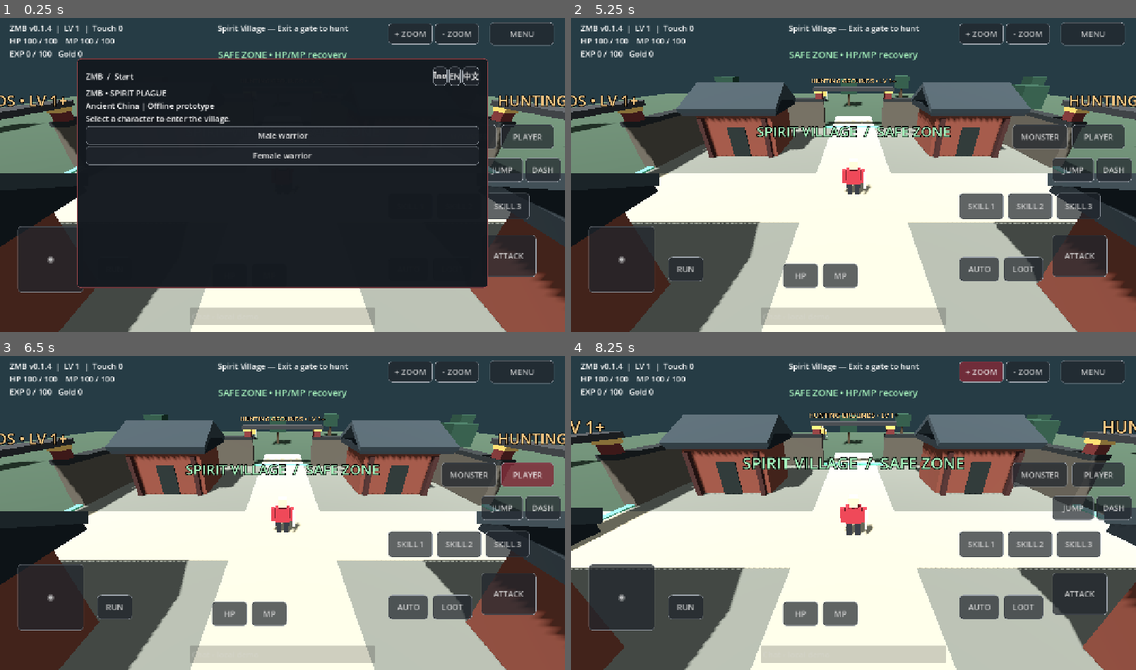
Above: before the commit, frames 1-4 (two rows, left to right).
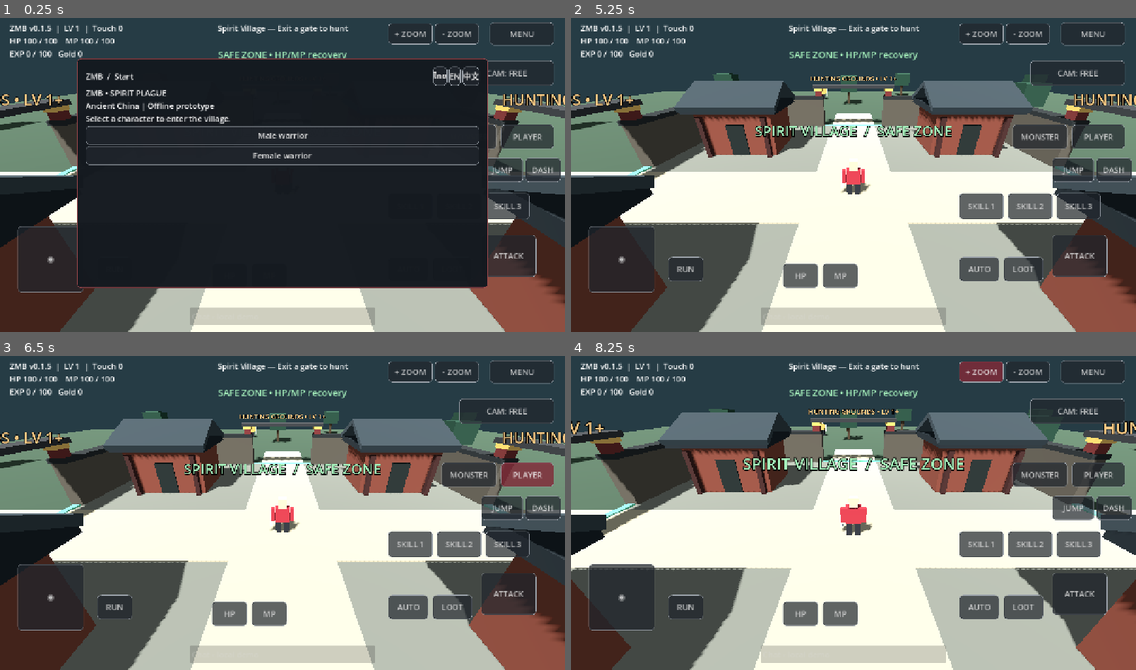
Above: after the commit, the same moments.

Repository: redfullmoon209-debug/ZMB
Game: Godot game, scene res://main.tscn
The game is run twice, just before and just after one commit, with the same random seed, the same clock (stepped at 60 frames per second) and the same inputs.
Inputs:
- Up to frame 1 (0.25 s): no input
- Up to frame 2 (5.25 s): click "ATTACK" at 0.5 s; click "JUMP" at 1.25 s; click "DASH" at 2 s; click "RUN" at 2.75 s; click "LOOT" at 3.5 s; click "AUTO" at 4.25 s; click "MONSTER" at 5 s
- Up to frame 3 (6.5 s): click "PLAYER" at 5.75 s
- Up to frame 4 (8.25 s): click "HP" at 6.5 s; click "MP" at 7.25 s; click "+ ZOOM" at 8 s

The runs differ from the first frame. In frame 1, 2.5% of the frame differs, in the area x 0-100%, y 2-100%; in frame 2, 7.8%; in frame 3, 7.8%; in frame 4, 8.4%.

Commit message:
Add vertical camera orbit and optional behind-character follow mode

Diff:
--- /dev/null
+++ b/camera_test.gd
@@ -0,0 +1,36 @@
+extends SceneTree
+
+func _initialize(): call_deferred("run")
+
+func run():
+	var world := (load("res://main.tscn") as PackedScene).instantiate()
+	root.add_child(world)
+	await process_frame
+	world.begin(true)
+	world.ui.close_page()
+	world.set_camera_follow(false)
+	var initial_pitch: float=world.pitch
+	var initial_yaw: float=world.yaw
+	world.rotate_camera(Vector2(40,-60))
+	assert(world.pitch > initial_pitch and not is_equal_approx(world.yaw,initial_yaw))
+	world.rotate_camera(Vector2(0,2000))
+	assert(is_equal_approx(world.pitch,deg_to_rad(-8.0)))
+	world.rotate_camera(Vector2(0,-2000))
+	assert(is_equal_approx(world.pitch,deg_to_rad(78.0)))
+	world.pitch=deg_to_rad(28.0)
+	world.yaw=0.0
+	world.set_camera_follow(true)
+	world.stick=Vector2(1,0)
+	for i in range(45): await physics_frame
+	assert(world.player.velocity.x>1 and absf(world.player.velocity.z)<0.05)
+	assert(absf(wrapf(world.yaw-world.player_visual.rotation.y-PI,-PI,PI))<0.15)
+	assert(world.camera.position.x < world.player.position.x)
+	var locked_yaw: float=world.yaw
+	var old_pitch: float=world.pitch
+	world.rotate_camera(Vector2(100,-20))
+	assert(is_equal_approx(world.yaw,locked_yaw) and world.pitch>old_pitch)
+	world.set_camera_follow(false)
+	world.rotate_camera(Vector2(50,0))
+	assert(not is_equal_approx(world.yaw,locked_yaw))
+	print("PASS: free camera yaw/pitch, pitch limits, stable movement, behind-player follow mode")
+	quit()
--- a/hud.gd
+++ b/hud.gd
@@ -4,6 +4,7 @@
 var stats: Label
 var target_label: Label
 var zone_label: Label
+var camera_mode_button: Button
 var panel: PanelContainer
 var body: VBoxContainer
 var chat: LineEdit
@@ -13,6 +14,7 @@
 var buttons: Array[Button] = []
 var touch_actions: Dictionary = {}
 var captured_touches: Dictionary = {}
+var camera_touches: Dictionary = {}
 var joystick_finger := -1
 var web_diagnostics := false
 var diagnostic_timer := 0.0
@@ -72,6 +74,11 @@
 	make_button("MP",Vector2(570,565),Vector2(80,55),func():game.mp=minf(100,game.mp+35))
 	make_button("+ ZOOM",Vector2(880,20),Vector2(100,48),func():game.zoom=maxf(4,game.zoom-1))
 	make_button("- ZOOM",Vector2(985,20),Vector2(100,48),func():game.zoom=minf(16,game.zoom+1))
+	game.set_camera_follow(bool(config.get_value("camera","follow",false)))
+	camera_mode_button=make_button("CAMERA",Vector2(1040,105),Vector2(215,56),func():
+		game.set_camera_follow(not game.camera_follow)
+		config.set_value("camera","follow",game.camera_follow)
+		config.save("user://zmb.cfg"))
 	chat=LineEdit.new()
 	chat.placeholder_text="Chat • local demo"
 	chat.position=Vector2(430,665)
@@ -98,6 +105,7 @@
 func make_button(t:String,p:Vector2,s:Vector2,action:Callable) -> Button:
 	var b := Button.new()
 	b.text=t
+	b.set_meta("hud_key",t)
 	b.position=config.get_value("position",t,p)
 	b.size=config.get_value("size",t,s)
 	b.scale=config.get_value("scale",t,Vector2.ONE)
@@ -171,6 +179,7 @@
 
 func _reset_touches():
 	captured_touches.clear()
+	camera_touches.clear()
 	joystick_finger = -1
 	game.stick = Vector2.ZERO
 
@@ -180,18 +189,26 @@
 	# Godot's mouse emulation represents only one finger. HUD controls use
 	# actual touch indices instead, while popup menus still use mouse emulation.
 	if event is InputEventMouse and event.device == InputEvent.DEVICE_ID_EMULATION:
-		if not captured_touches.is_empty():
+		if not captured_touches.is_empty() or not camera_touches.is_empty():
 			get_viewport().set_input_as_handled()
 		return
 	if event is InputEventScreenTouch:
 		if not event.pressed or event.canceled:
 			if _touch_end(event.index):
 				get_viewport().set_input_as_handled()
+			elif camera_touches.erase(event.index):
+				get_viewport().set_input_as_handled()
 			return
 		if _touch_start(event.index, event.position):
 			get_viewport().set_input_as_handled()
+		elif game.started and not is_instance_valid(panel) and event.position.x > get_viewport().get_visible_rect().size.x*0.35 and not chat.get_global_rect().has_point(event.position):
+			camera_touches[event.index]=true
+			get_viewport().set_input_as_handled()
 	elif event is InputEventScreenDrag:
 		if _touch_move(event.index, event.position): get_viewport().set_input_as_handled()
+		elif camera_touches.has(event.index):
+			game.rotate_camera(event.relative)
+			get_viewport().set_input_as_handled()
 
 func _notification(what: int):
 	if what == NOTIFICATION_APPLICATION_FOCUS_OUT and is_instance_valid(game):
@@ -199,7 +216,8 @@
 
 func _process(delta):
 	if not is_instance_valid(stats): return
-	stats.text="ZMB v0.1.4  |  LV %d  |  Touch %d\nHP %d / 100    MP %d / 100\nEXP %d / 100   Gold %d"%[game.level,captured_touches.size(),game.hp,game.mp,game.xp,game.coins]
+	stats.text="ZMB v0.1.5  |  LV %d  |  Touch %d\nHP %d / 100    MP %d / 100\nEXP %d / 100   Gold %d"%[game.level,captured_touches.size(),game.hp,game.mp,game.xp,game.coins]
+	camera_mode_button.text=(["กล้อง: ตามหลัง","CAM: FOLLOW","镜头：跟随"][lang] if game.camera_follow else ["กล้อง: อิสระ","CAM: FREE","镜头：自由"][lang])
 	var safe: bool = game.in_safe_zone()
 	zone_label.text=(["เขตปลอดภัย • ฟื้นฟู HP/MP","SAFE ZONE • HP/MP recovery","安全区 • 恢复生命与法力"][lang] if safe else ["เขตล่ามอนสเตอร์ • LV 1+","HUNTING ZONE • LV 1+","狩猎区 • LV 1+"][lang])
 	zone_label.modulate=Color("a7f2bd") if safe else Color("ffaf83")
@@ -213,9 +231,9 @@
 	if web_diagnostics and diagnostic_timer <= 0:
 		diagnostic_timer = 0.10
 		var controls := {}
-		for b in buttons: controls[b.text] = _web_rect(b)
+		for b in buttons: controls[b.get_meta("hud_key",b.text)] = _web_rect(b)
 		if is_instance_valid(start_button): controls["START"] = _web_rect(start_button)
-		var d := {"version":"0.1.4","ready":true,"started":game.started,"safe":safe,"hp":game.hp,"mp":game.mp,"controls":controls,"stick":[game.stick …(215 unchanged characters)…
+		var d := {"version":"0.1.5","ready":true,"started":game.started,"safe":safe,"hp":game.hp,"mp":game.mp,"camera_follow":game.camera_follow,"pitch":game.pitch,"yaw":game.yaw,"facing":game.player_visual.rotation.y,"controls":controls,"stick":[game.stick …(215 unchanged characters)…
 		var payload := JSON.stringify(d)
 		if browser_window != null:
 			browser_window.zmbDiagnosticsJSON = payload
@@ -252,6 +270,7 @@
 
 func open_page(page:String):
 	joystick_finger = -1
+	camera_touches.clear()
 	game.stick = Vector2.ZERO
 	close_page()
 	selected_page=page
@@ -333,9 +352,10 @@
 							"Y": b.position.y=v
 							"Scale": b.scale=Vector2.ONE*v
 							"Alpha": b.modulate.a=v
-						config.set_value("position",b.text,b.position)
-						config.set_value("opacity",b.text,b.modulate.a)
-						config.set_value("scale",b.text,b.scale)
+						var key: String=b.get_meta("hud_key",b.text)
+						config.set_value("position",key,b.position)
+						config.set_value("opacity",key,b.modulate.a)
+						config.set_value("scale",key,b.scale)
 						config.save("user://zmb.cfg"))
 					row.add_child(spin)
 		"Revive":
--- a/world.gd
+++ b/world.gd
@@ -21,7 +21,11 @@
 var weapon := 0
 var cooldown := 0.0
 var yaw := 0.0
-var zoom := 9.0
+var pitch := deg_to_rad(28.0)
+var zoom := 10.0
+var camera_follow := false
+var follow_input_active := false
+var follow_input_yaw := 0.0
 var stick := Vector2.ZERO
 var dash_time := 0.0
 var jump_requested := false
@@ -194,6 +198,7 @@
 func begin(is_male: bool):
 	male = is_male
 	player_visual.scale = Vector3.ONE if male else Vector3(0.85,0.94,0.85)
+	player_visual.rotation.y = PI
 	started = true
 
 func choose_target():
@@ -250,10 +255,55 @@
 	player.velocity=Vector3.ZERO
 	target=null
 	auto=false
+	follow_input_active=false
+	player_visual.rotation.y=PI
+
+func set_camera_follow(enabled: bool):
+	camera_follow=enabled
+	follow_input_active=false
+
+func rotate_camera(relative: Vector2):
+	# Vertical orbit is available in both modes. Follow mode owns horizontal
+	# heading, so dragging sideways never breaks the behind-character lock.
+	if not camera_follow:
+		yaw=wrapf(yaw-relative.x*0.007,-PI,PI)
+	pitch=clampf(pitch-relative.y*0.007,deg_to_rad(-8.0),deg_to_rad(78.0))
+
+func movement_vector(input: Vector2) -> Vector3:
+	var movement_yaw := yaw
+	if camera_follow:
+		# Keep a held joystick's reference stable while the camera turns behind
+		# the player; otherwise holding sideways would make the player circle.
+		if input.length()<=0.06:
+			follow_input_active=false
+		elif not follow_input_active:
+			follow_input_yaw=yaw
+			follow_input_active=true
+		if follow_input_active: movement_yaw=follow_input_yaw
+	return Vector3(input.x,0,input.y).rotated(Vector3.UP,movement_yaw).limit_length()
+
+func update_camera(delta: float):
+	if camera_follow and started:
+		var desired_yaw := wrapf(player_visual.rotation.y+PI,-PI,PI)
+		yaw=lerp_angle(yaw,desired_yaw,1.0-exp(-8.0*delta))
+	var focus := player.position+Vector3.UP*1.2
+	var horizontal := cos(pitch)*zoom
+	var offset := Vector3(sin(yaw)*horizontal,sin(pitch)*zoom,cos(yaw)*horizontal)
+	var desired := focus+offset
+	desired.y=maxf(0.5,desired.y)
+	# Clip against town walls, rather than placing the camera inside them.
+	var ray := PhysicsRayQueryParameters3D.create(focus,desired)
+	ray.exclude=[player.get_rid()]
+	var hit := get_world_3d().direct_space_state.intersect_ray(ray)
+	if not hit.is_empty():
+		var hit_position: Vector3=hit.position
+		var direction := (desired-focus).normalized()
+		desired=focus+direction*maxf(0.6,focus.distance_to(hit_position)-0.25)
+	camera.position=desired
+	camera.look_at(focus)
 
 func _unhandled_input(event):
-	if event is InputEventMouseMotion and Input.is_mouse_button_pressed(MOUSE_BUTTON_RIGHT): yaw-=event.relative.x*0.007
-	if event is InputEventScreenDrag and event.position.x>get_viewport().get_visible_rect().size.x*0.35: yaw-=event.relative.x*0.007
+	if event is InputEventMouseMotion and Input.is_mouse_button_pressed(MOUSE_BUTTON_RIGHT): rotate_camera(event.relative)
 	if event is InputEventMouseButton and event.pressed:
 		if event.button_index==MOUSE_BUTTON_WHEEL_UP: zoom=maxf(4,zoom-1)
 		if event.button_index==MOUSE_BUTTON_WHEEL_DOWN: zoom=minf(16,zoom+1)
@@ -278,17 +328,16 @@
 
 func _physics_process(delta: float):
 	if not is_instance_valid(player): return
-	var offset := Vector3(sin(yaw)*zoom,zoom*0.65,cos(yaw)*zoom)
-	camera.position = player.position+offset
-	camera.look_at(player.position+Vector3.UP*1.2)
-	if not started or hp<=0: return
+	if not started or hp<=0:
+		update_camera(delta)
+		return
 	cooldown=maxf(0,cooldown-delta)
 	dash_time=maxf(0,dash_time-delta)
 	mp=minf(100,mp+delta*2)
 	var input := stick
 	input.x += float(Input.is_physical_key_pressed(KEY_D))-float(Input.is_physical_key_pressed(KEY_A))
 	input.y += float(Input.is_physical_key_pressed(KEY_S))-float(Input.is_physical_key_pressed(KEY_W))
-	var move := Vector3(input.x,0,input.y).rotated(Vector3.UP,yaw).limit_length()
+	var move := movement_vector(input)
 	if in_safe_zone():
 		auto=false
 		target=null
@@ -330,3 +379,4 @@
 			var next := n.position+Vector3(diff.x,0,diff.z).normalized()*delta*1.5
 			if not is_safe_position(next,0.6): n.position=next
 		elif diff.length()<=1.6: hp=maxf(0,hp-delta*4)
+	update_camera(delta)
